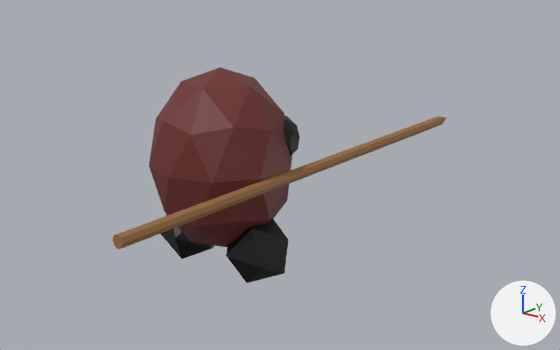
Renders of the Blender file public/models/azuki.blend from each side of a commit.
Before and after are seen from a 50 mm lens placed at (7.11, -7.41, 4.46), pointed at (-0.28, 1.6, 0.76). The lights are fixed; the arrows at lower right show +X, +Y and +Z.

Names of what the first picture shows: 'Body', 'Eye.R', 'Leg.L', 'Leg.R', 'Spear'.
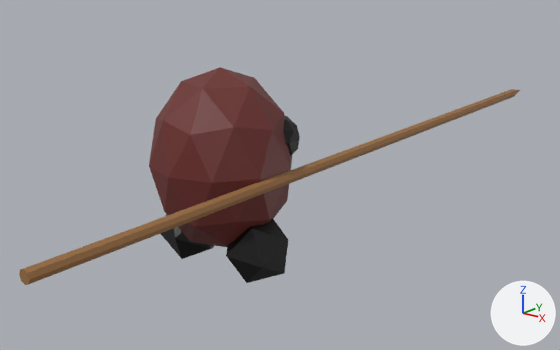
Commit message: Lengthen azuki spear

What the commit changed:
Object 'Spear' (ob_spear) moves from (0.96, -2.62, 1.3) to (0.96, -3.74, 1.3).
Object 'Spear' (ob_spear) is rescaled from (0.084, 0.084, 0.26) to (0.084, 0.084, 0.413).

Where the change shows, as pixel boxes (x1, y1, x2, y2) in the pictures (560 x 350 px):
'Spear', moved, rescaled (50% wider, 47% taller)
    before: (113, 116, 446, 249)
    after: (19, 89, 520, 285)
